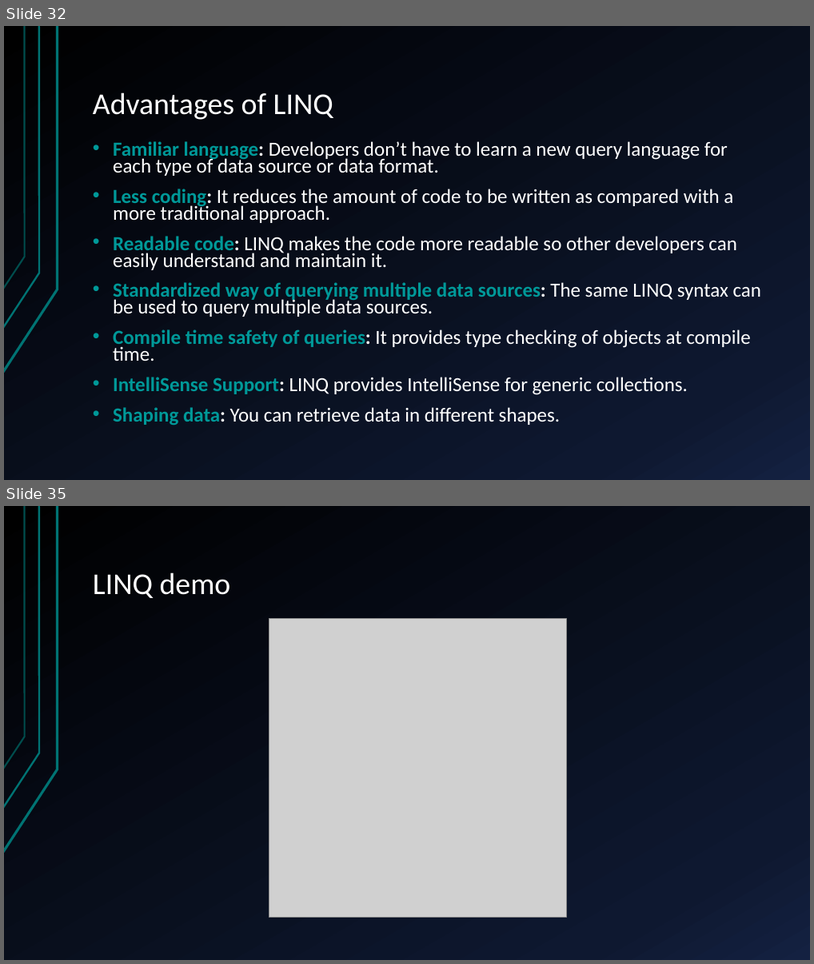
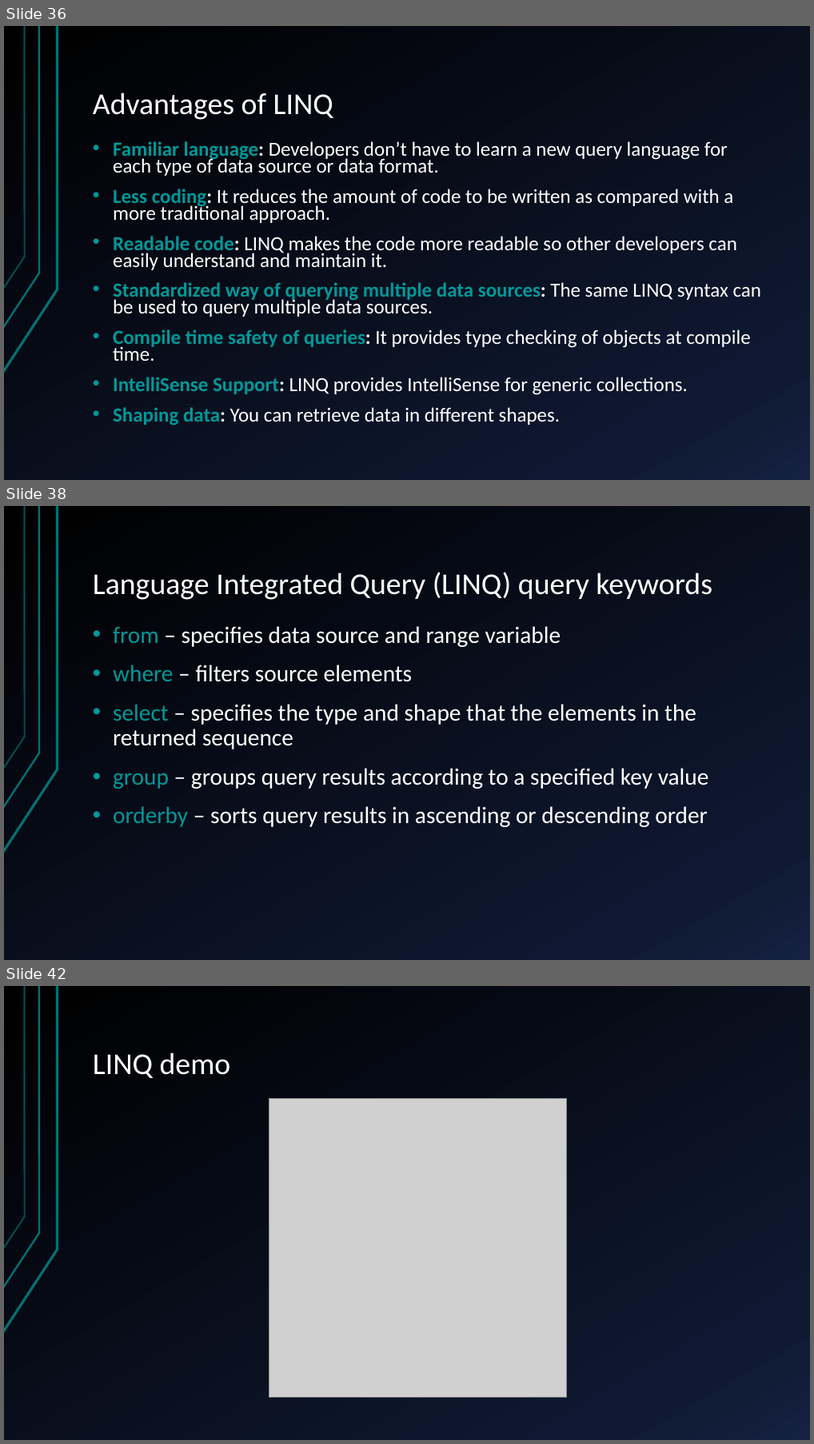
Before and after one commit to didox2/NbuProgrammingInDotNet, a slide deck: Presentations/5. Advanced C#/AdvancedTopics.pptx. Shown one above the other, each under a label of ours: slides 32 and 35 before the commit, slides 36, 38 and 42 after it; the slides between them are not shown. The pictures are 814x964 and 814x1444 pixels, drawn with LibreOffice and Linux fonts; fonts in the diff are those of the drawing; grey boxes stand for pictures. Boxes give left, top, right and bottom in pixels: in the first picture for what was removed or moved away, otherwise in the second. Text is boxed around its words. In the diff, an @@ line names an element or a change of style, - is before the commit and + after.

```diff
--- a/Presentations/5. Advanced C#/AdvancedTopics.pptx
+++ b/Presentations/5. Advanced C#/AdvancedTopics.pptx
@@ slide 38 added at [4,506,810,960], background gradient #000000 to #0F1931 to #142242; not listed: 3 template elements that a slide beside it also shows @@
@@ title added at [93,572,713,600], 36 pt, text #FFFFFF @@
+Language Integrated Query (LINQ) query keywords
@@ text added at [113,626,710,827], 28 pt, text #FFFFFF @@
+• from – specifies data source and range variable
+• where – filters source elements
+• select – specifies the type and shape that the elements in the returned sequence
+• group – groups query results according to a specified key value
+• orderby – sorts query results in ascending or descending order
@@ what was slide 32 is now slide 36 @@
@@ what was slide 35 is now slide 42 @@
```
Also in this commit, not shown: 1 slide changed, 6 other slides added, 1 other file.
